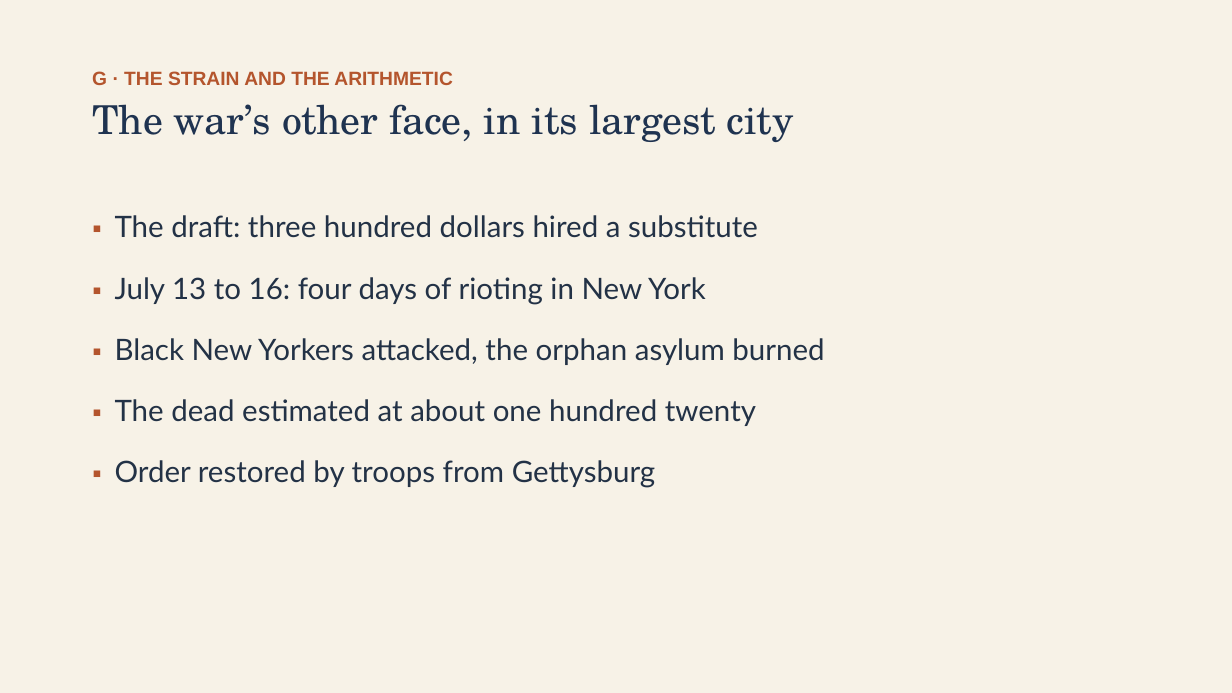
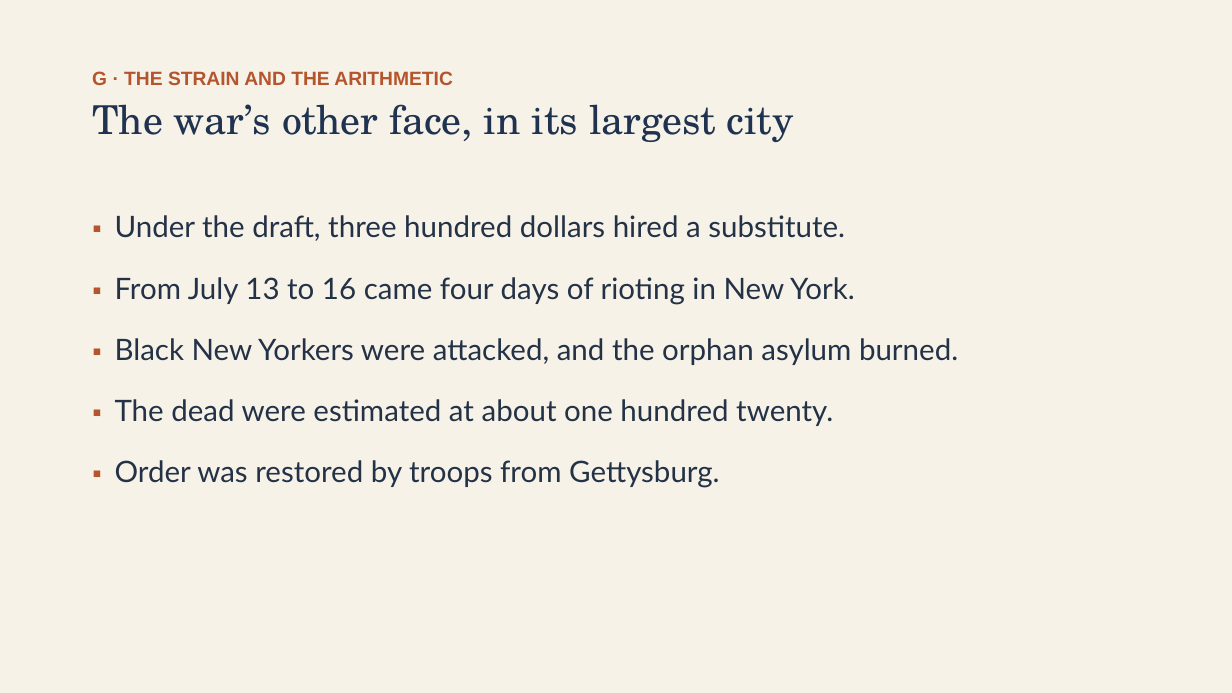
Before and after one commit to ab17gthb/humanities-curriculum-group, a slide deck: slide 21 of sectional-crisis/lesson-07/lesson-07-slides.pptx. Drawn at 1232x693 pixels with LibreOffice and Linux fonts; fonts in the diff are those of the drawing. Boxes give left, top, right and bottom in pixels: in the first picture for what was removed or moved away, otherwise in the second. Text is boxed around its words. In the diff, an @@ line names an element or a change of style, - is before the commit and + after.

```diff
--- a/sectional-crisis/lesson-07/lesson-07-slides.pptx
+++ b/sectional-crisis/lesson-07/lesson-07-slides.pptx
@@ text at bbox=[115, 215, 958, 488]: text changed @@
-▪ The draft: three hundred dollars hired a substitute
-▪ July 13 to 16: four days of rioting in New York
-▪ Black New Yorkers attacked, the orphan asylum burned
-▪ The dead estimated at about one hundred twenty
-▪ Order restored by troops from Gettysburg
+▪ Under the draft, three hundred dollars hired a substitute.
+▪ From July 13 to 16 came four days of rioting in New York.
+▪ Black New Yorkers were attacked, and the orphan asylum burned.
+▪ The dead were estimated at about one hundred twenty.
+▪ Order was restored by troops from Gettysburg.
```
Also in this commit, not shown: 7 other slides changed, 6 other files.
